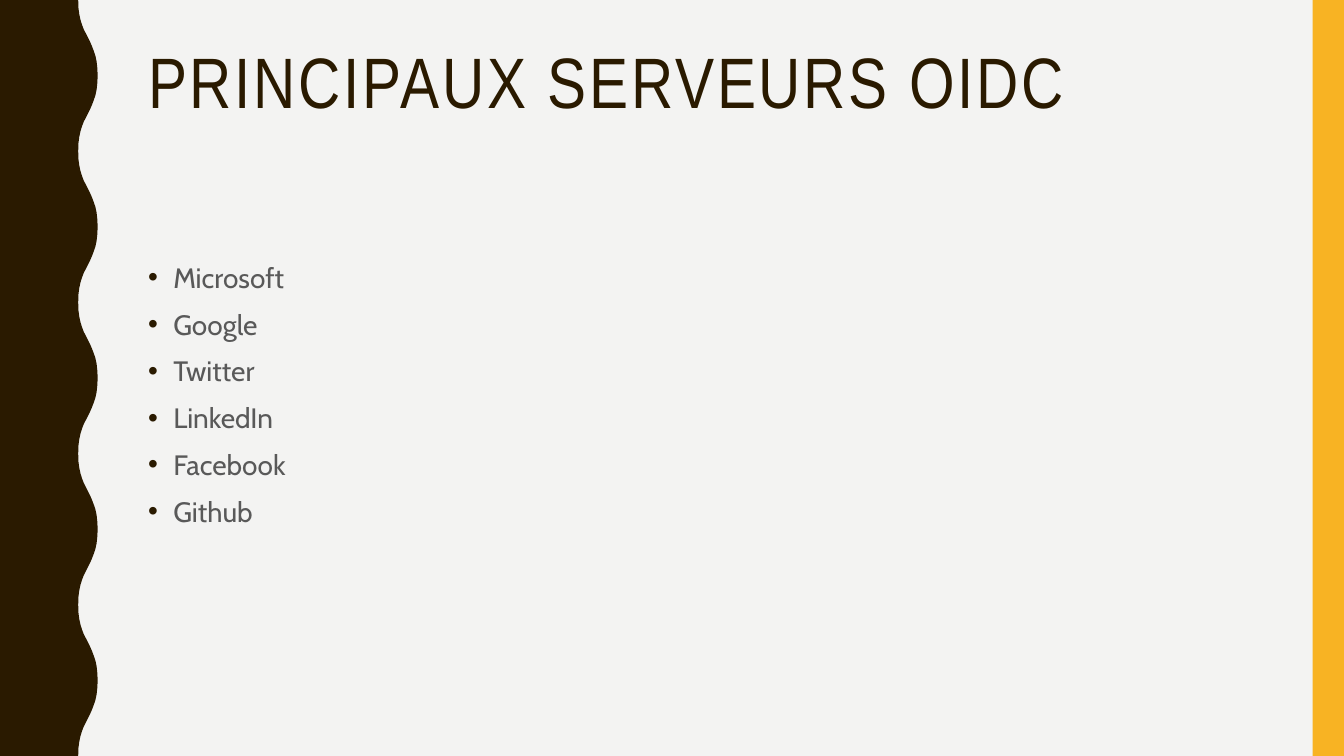
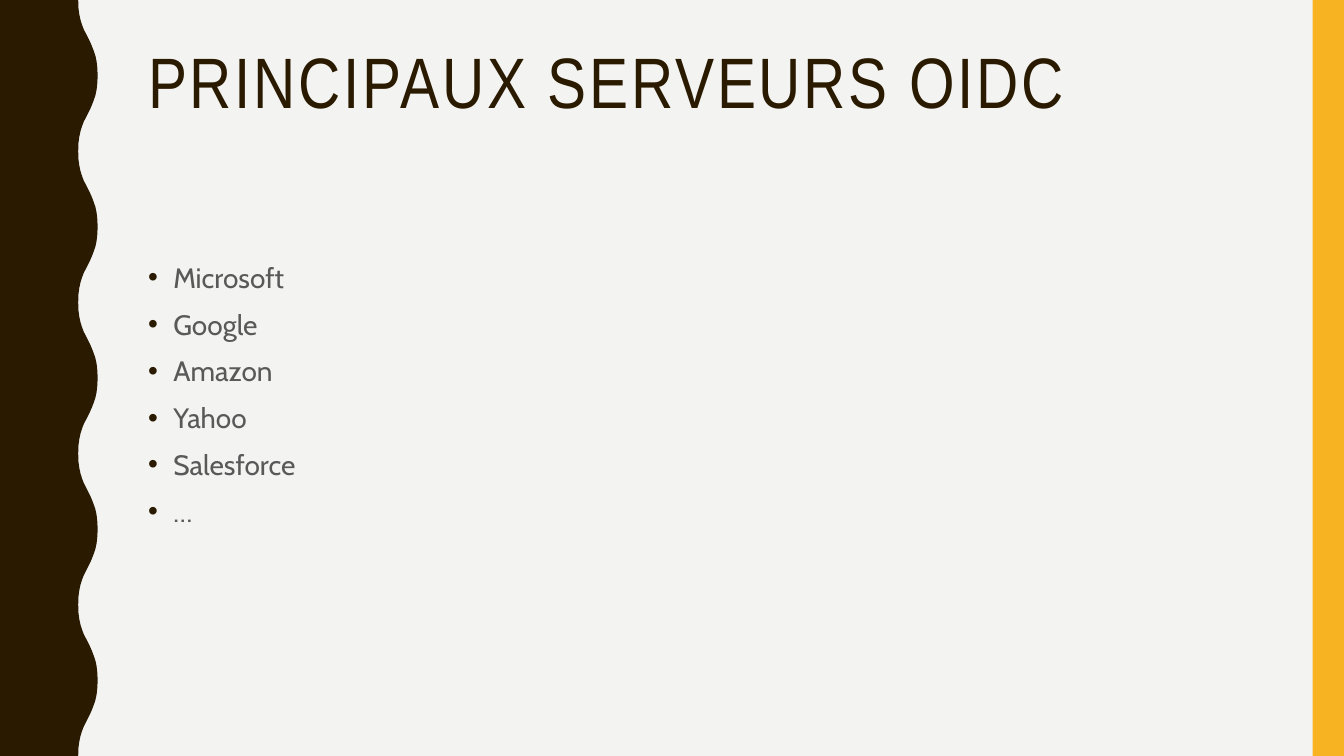
Before and after one commit to jeromefirlej/oidc-samples, a slide deck: slide 11 of Prez OIDC.pptx. Drawn at 1344x756 pixels with LibreOffice and Linux fonts; fonts in the diff are those of the drawing. Boxes give left, top, right and bottom in pixels: in the first picture for what was removed or moved away, otherwise in the second. Text is boxed around its words. In the diff, an @@ line names an element or a change of style, - is before the commit and + after.

```diff
--- a/Prez OIDC.pptx
+++ b/Prez OIDC.pptx
@@ text at (173, 361, 295, 476): text changed @@
-• Twitter
-• LinkedIn
-• Facebook
-• Github
+• Amazon
+• Yahoo
+• Salesforce
+• …
```
